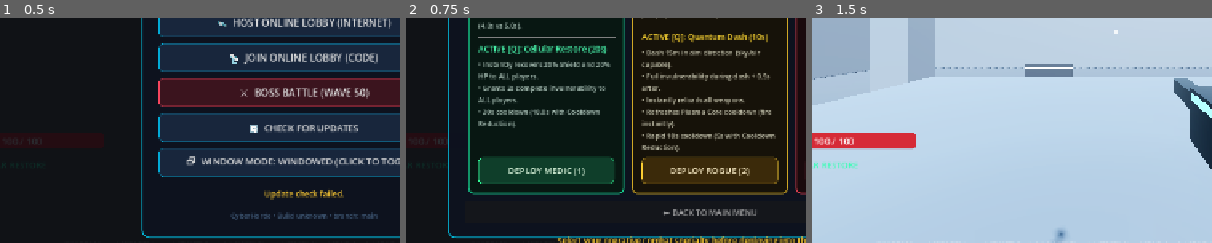
Above: before the commit, frames 1-3 (left to right).
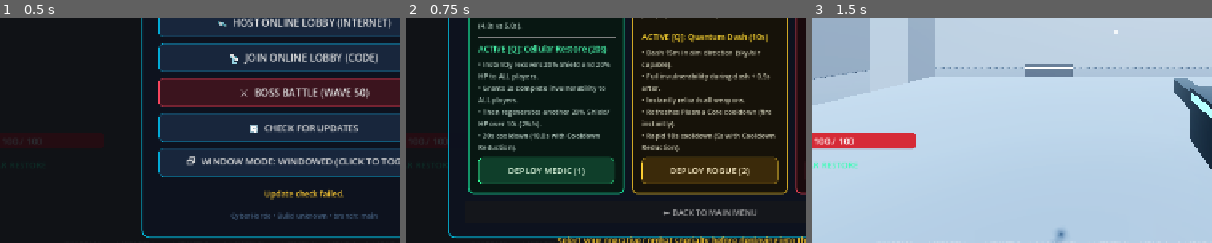
Above: after the commit, the same moments.

Repository: YuriSekaii/CyberHorde-FPS-Roguelike
Game: Godot game, scene res://scenes/main.tscn
Two runs of this game, one before a commit and one after it. Both use one fixed random seed, a clock stepped at 60 frames per second and the inputs below.
Inputs:
- Up to frame 1 (0.5 s): no input
- Up to frame 2 (0.75 s): click "🎮 SINGLE PLAYER (SOLO)" at 0.5 s
- Up to frame 3 (1.5 s): click "DEPLOY MEDIC (1)" at 1.25 s
The pictures show only the part of the screen within x 12-62%, y 47-97%; the shares and areas given below are measured in that part.

Frame 1 is identical in both runs. In frame 2, 1.5% of the frame differs, in the area x 18-51%, y 40-60%; in frame 3, nothing differs.

Commit message:
balance: Medic Cellular Restore adds 20% Shield/HP regen over 10s (2%/s)
Co-Authored-By: Claude Opus 5.5 <noreply@anthropic.com>

Diff:
--- a/scenes/ui/lobby_menu.tscn
+++ b/scenes/ui/lobby_menu.tscn
@@ -734,6 +734,7 @@
 theme_override_font_sizes/font_size = 11
 text = "• Instantly recovers 20% Shield and 20% HP to ALL players.
 • Grants 2s complete invulnerability to ALL players.
+• Then regenerates another 20% Shield/HP over 10s (2%/s).
 • 20s cooldown (10.0s with Cooldown Reduction)."
 autowrap_mode = 2
 
--- a/scripts/player/player.gd
+++ b/scripts/player/player.gd
@@ -67,6 +67,10 @@
 # Medic Active: Cellular Restore
 var is_medic_active: bool = false
 var medic_timer: float = 0.0
+# Cellular Restore follow-up regen: +2% Max HP & Shield per second for 10s (refreshes, no stacking)
+const MEDIC_REGEN_DURATION: float = 10.0
+const MEDIC_REGEN_RATE: float = 0.02
+var medic_regen_timer: float = 0.0
 
 func get_skill_max_cooldown() -> float:
 	var mult = GameManager.get_skill_cooldown_mult()
@@ -444,6 +448,20 @@
 		if medic_timer <= 0.0:
 			is_medic_active = false
 			medic_timer = 0.0
+
+	# Medic Active follow-up: regen 2% Max HP & Shield per second for 10s
+	if medic_regen_timer > 0.0:
+		medic_regen_timer = maxf(0.0, medic_regen_timer - delta)
+		if is_downed:
+			medic_regen_timer = 0.0
+		else:
+			if current_health < max_health:
+				heal(max_health * MEDIC_REGEN_RATE * delta)
+			# Shield is mirrored in GameManager, so only the local player's copy drives it
+			if is_local_player and GameManager.shield_max > 0.0 and current_shield < GameManager.shield_max:
+				current_shield = minf(GameManager.shield_max, current_shield + GameManager.shield_max * MEDIC_REGEN_RATE * delta)
+				GameManager.current_shield = current_shield
+				shield_changed.emit(current_shield, GameManager.shield_max)
 
 	# Medic Passive: 5 HP/s regeneration across all players per active Medic (Stackable)
 	if not is_downed and current_health < max_health:
@@ -1161,7 +1179,9 @@
 				p.shield_changed.emit(p.current_shield, GameManager.shield_max)
 			if p.has_method("trigger_invulnerability"):
 				p.trigger_invulnerability(2.0)
-	_spawn_floating_text("+20% HP & SHIELD (INVULN 2s)", Color(0.2, 1.0, 0.6))
+			if "medic_regen_timer" in p:
+				p.medic_regen_timer = MEDIC_REGEN_DURATION
+	_spawn_floating_text("+20% HP & SHIELD (INVULN 2s, +20% REGEN 10s)", Color(0.2, 1.0, 0.6))
 
 # --- ROGUE ACTIVE: QUANTUM DASH (10s cd) ---
 func _start_dash() -> void:
Not shown, changed: README.md
